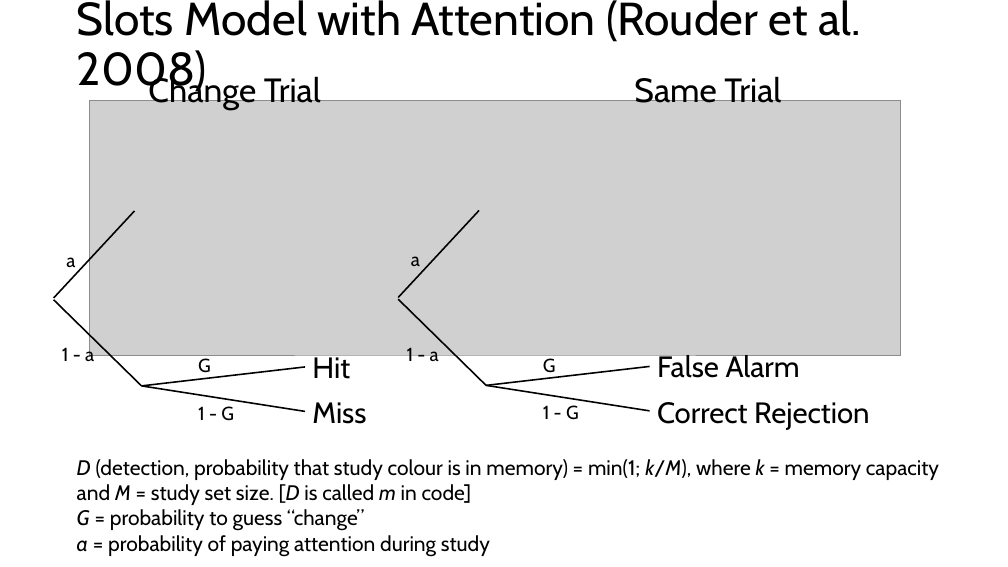
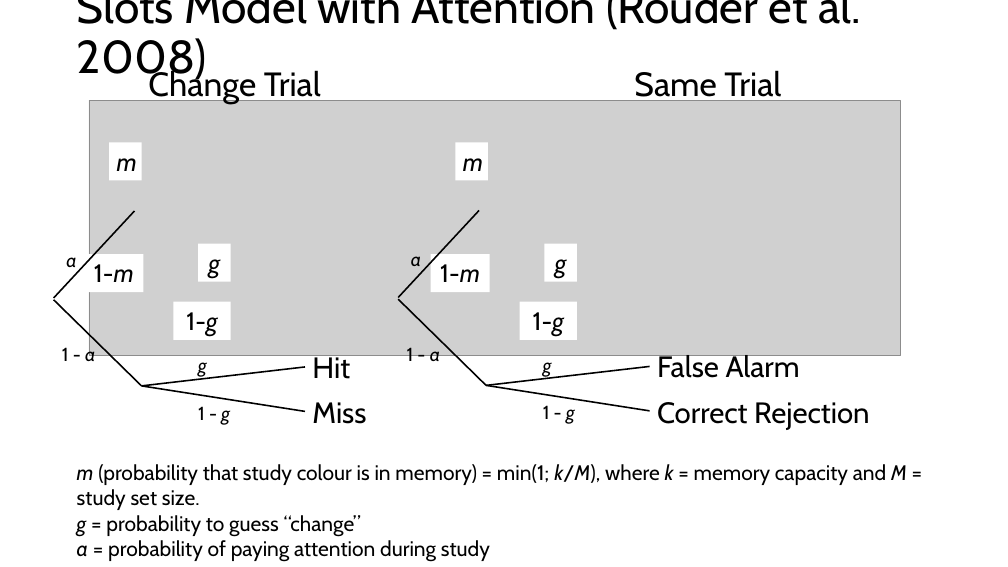
Before and after one commit to singmann/slots-model-brms, a slide deck: slide 4 of Change Detection Task.pptx. Drawn at 1008x567 pixels with LibreOffice and Linux fonts; fonts in the diff are those of the drawing; grey boxes stand for pictures. Boxes give left, top, right and bottom in pixels: in the first picture for what was removed or moved away, otherwise in the second. Text is boxed around its words. In the diff, an @@ line names an element or a change of style, - is before the commit and + after.

```diff
--- a/Change Detection Task.pptx
+++ b/Change Detection Task.pptx
@@ title "Slots Model with Attention (Rouder ..." rewrapped from bbox=[77, 0, 860, 96] to bbox=[77, 0, 860, 83] @@
@@ text "Change Trial": place and size @@
-text "Change Trial" at bbox=[148, 74, 321, 110]
+text "Change Trial" at bbox=[148, 68, 321, 104]
@@ text "Same Trial" rewrapped from bbox=[634, 74, 781, 103] to bbox=[634, 70, 781, 104] @@
@@ rectangle added at bbox=[109, 142, 141, 180], fill #FFFFFF, 24 pt, text #000000, italic @@
+m
@@ rectangle added at bbox=[455, 142, 488, 180], fill #FFFFFF, 24 pt, text #000000, italic @@
+m
@@ text "a" at bbox=[66, 257, 76, 267]: italic on @@
@@ rectangle added at bbox=[85, 254, 144, 292], fill #FFFFFF, 24 pt, text #000000 @@
+1-m
@@ rectangle added at bbox=[198, 243, 231, 281], fill #FFFFFF, 24 pt, text #000000, italic @@
+g
@@ text "a" at bbox=[411, 256, 421, 266]: italic on @@
@@ rectangle added at bbox=[431, 254, 490, 292], fill #FFFFFF, 24 pt, text #000000 @@
+1-m
@@ rectangle added at bbox=[544, 243, 577, 281], fill #FFFFFF, 24 pt, text #000000, italic @@
+g
@@ rectangle added at bbox=[174, 302, 231, 340], fill #FFFFFF, 24 pt, text #000000 @@
+1-g
@@ rectangle added at bbox=[520, 302, 577, 340], fill #FFFFFF, 24 pt, text #000000 @@
+1-g
@@ text "1 - a" at bbox=[62, 346, 95, 361]: italic on in "a" @@
@@ text "1 - a" at bbox=[407, 347, 440, 366]: italic on in "a" @@
@@ text at bbox=[198, 362, 207, 378]: text changed; italic on @@
-G
+g
@@ text at bbox=[543, 362, 552, 377]: text changed; italic on @@
-G
+g
@@ text at bbox=[198, 406, 230, 425]: text changed @@
-1 - G
+1 - g
@@ text at bbox=[543, 405, 575, 424]: text changed @@
-1 - G
+1 - g
@@ text at bbox=[77, 464, 907, 537]: text changed @@
-D (detection, probability that study colour is in memory) = min(1; k/M), where k = memory capacity and M = study set size. [D is called m in code]
-G = probability to guess “change”
+m (probability that study colour is in memory) = min(1; k/M), where k = memory capacity and M = study set size.
+g = probability to guess “change”
```
Also in this commit, not shown: 1 other slide changed, 2 other files.
